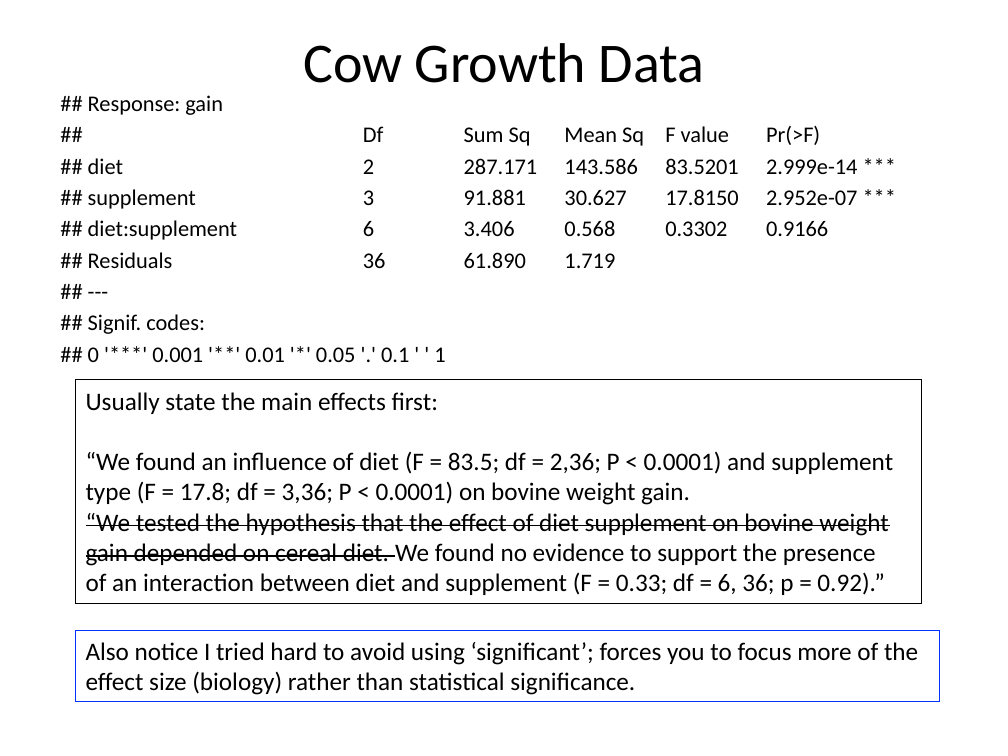
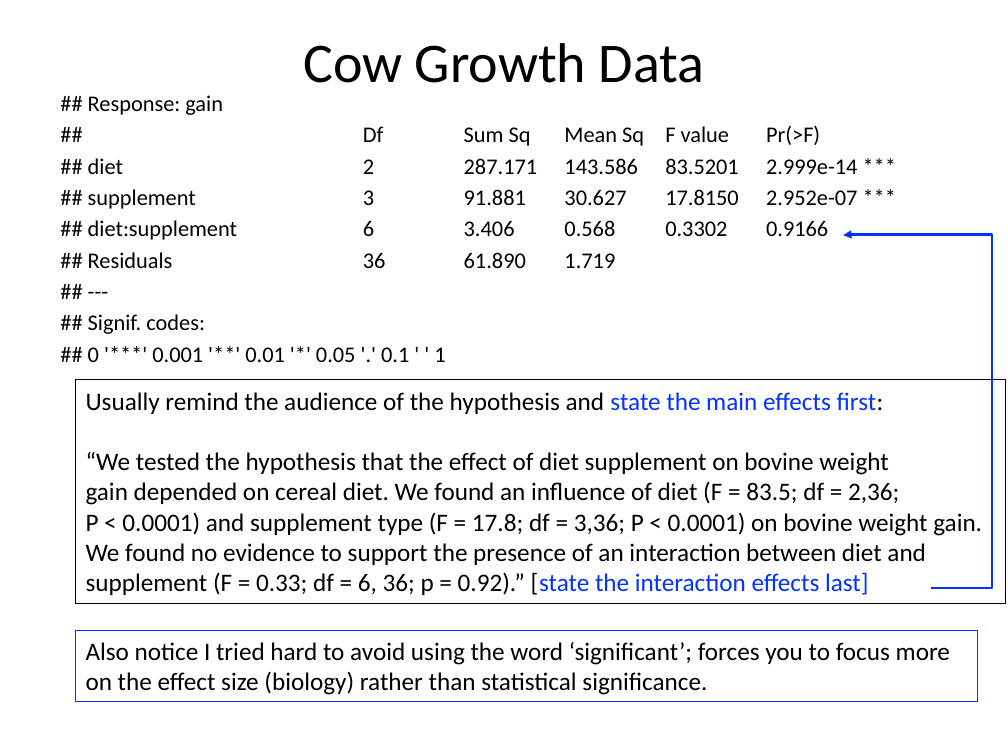
Before and after one commit to cmgienger/6-2WayANOVA, a slide deck: slide 14 of 6-2Way_ANOVA.pptx (slide 15 before the commit). Drawn at 1008x756 pixels with LibreOffice and Linux fonts; fonts in the diff are those of the drawing. Boxes give left, top, right and bottom in pixels: in the first picture for what was removed or moved away, otherwise in the second. Text is boxed around its words. In the diff, an @@ line names an element or a change of style, - is before the commit and + after.

```diff
--- a/6-2Way_ANOVA.pptx
+++ b/6-2Way_ANOVA.pptx
@@ elbow arrow added from (930, 588) to (844, 235), #0432FF 1.5 pt @@
@@ rectangle "Usually remind the audience of ..." resized from (x1=76, y1=380, x2=921, y2=604) to (x1=76, y1=380, x2=1005, y2=604) @@
@@ text in rectangle at (x1=86, y1=392, x2=884, y2=414): text changed @@
-Usually state the main effects first:
-“We found an influence of diet (F = 83.5; df = 2,36; P < 0.0001) and supplement
-type (F = 17.8; df = 3,36; P < 0.0001) on bovine weight gain.
+Usually remind the audience of the hypothesis and state the main effects first:
@@ text in rectangle at (x1=86, y1=452, x2=888, y2=475): strikethrough off in "“We tested the hypothesis that the effect ..." @@
@@ text in rectangle at (x1=86, y1=481, x2=982, y2=595): text changed @@
-gain depended on cereal diet. We found no evidence to support the presence
-of an interaction between diet and supplement (F = 0.33; df = 6, 36; p = 0.92).”
+gain depended on cereal diet. We found an influence of diet (F = 83.5; df = 2,36;
+P < 0.0001) and supplement type (F = 17.8; df = 3,36; P < 0.0001) on bovine weight gain.
+We found no evidence to support the presence of an interaction between diet and
+supplement (F = 0.33; df = 6, 36; p = 0.92).” [state the interaction effects last]
@@ rectangle "Also notice I tried hard ..." resized from (x1=76, y1=630, x2=939, y2=702) to (x1=76, y1=630, x2=978, y2=702) @@
@@ text in rectangle at (x1=86, y1=642, x2=950, y2=695): text changed @@
-Also notice I tried hard to avoid using ‘significant’; forces you to focus more of the
-effect size (biology) rather than statistical significance.
+Also notice I tried hard to avoid using the word ‘significant’; forces you to focus more
+on the effect size (biology) rather than statistical significance.
```
Also in this commit, not shown: 6 other slides changed, 1 slide removed, 3 other files.
